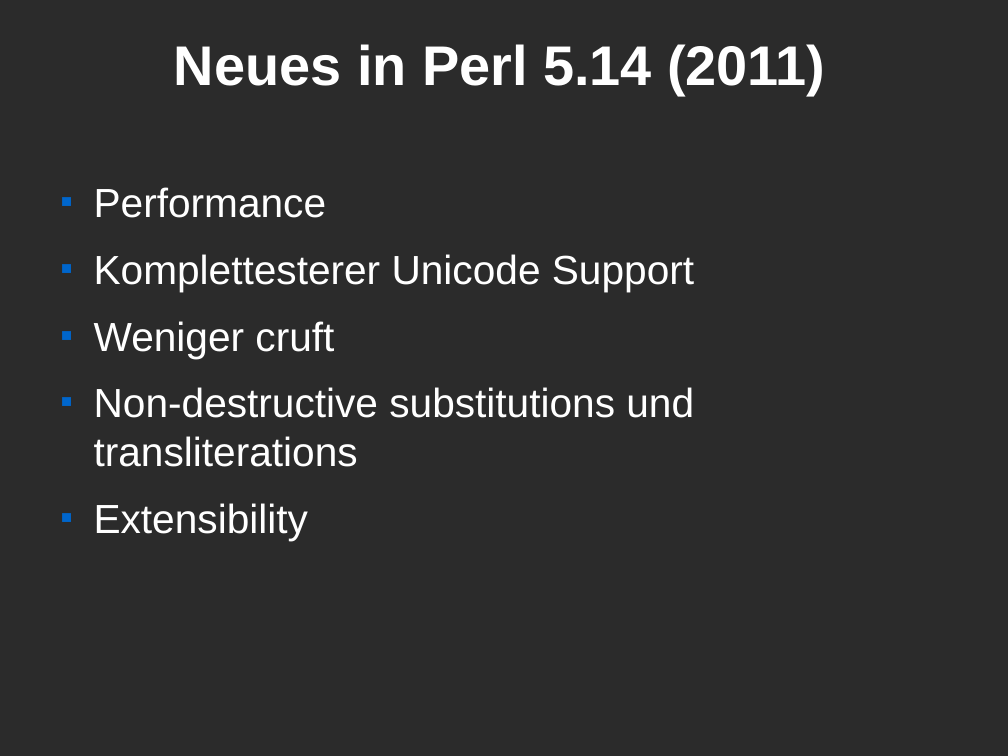
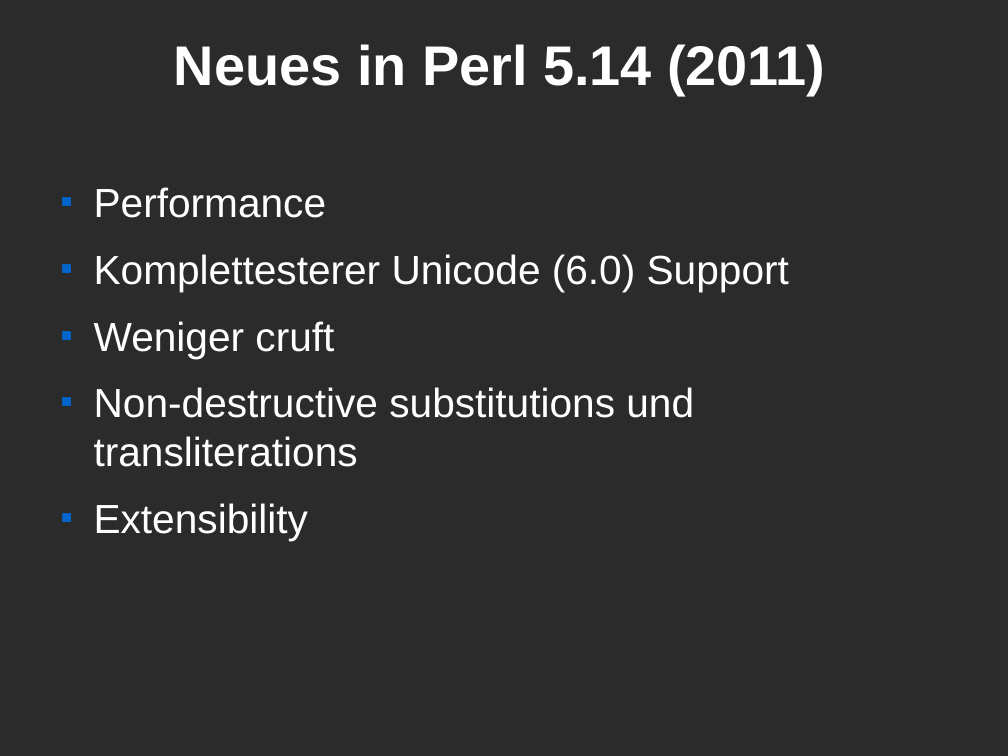
Before and after one commit to Caldrin/Vortrag_CLT, a slide deck: slide 9 of Modern Perl.odp (slide 8 before the commit). Drawn at 1008x756 pixels with LibreOffice and Linux fonts; fonts in the diff are those of the drawing; background and template pictures are left out; a plain dark background stands for a picture behind light text. Boxes give left, top, right and bottom in pixels: in the first picture for what was removed or moved away, otherwise in the second. Text is boxed around its words. In the diff, an @@ line names an element or a change of style, - is before the commit and + after.

```diff
--- a/Modern Perl.odp
+++ b/Modern Perl.odp
@@ text at box(94, 254, 789, 292): text changed @@
-■ Komplettesterer Unicode Support
+■ Komplettesterer Unicode (6.0) Support
```
Also in this commit, not shown: 3 other slides changed, 2 slides added, 1 slide removed.
